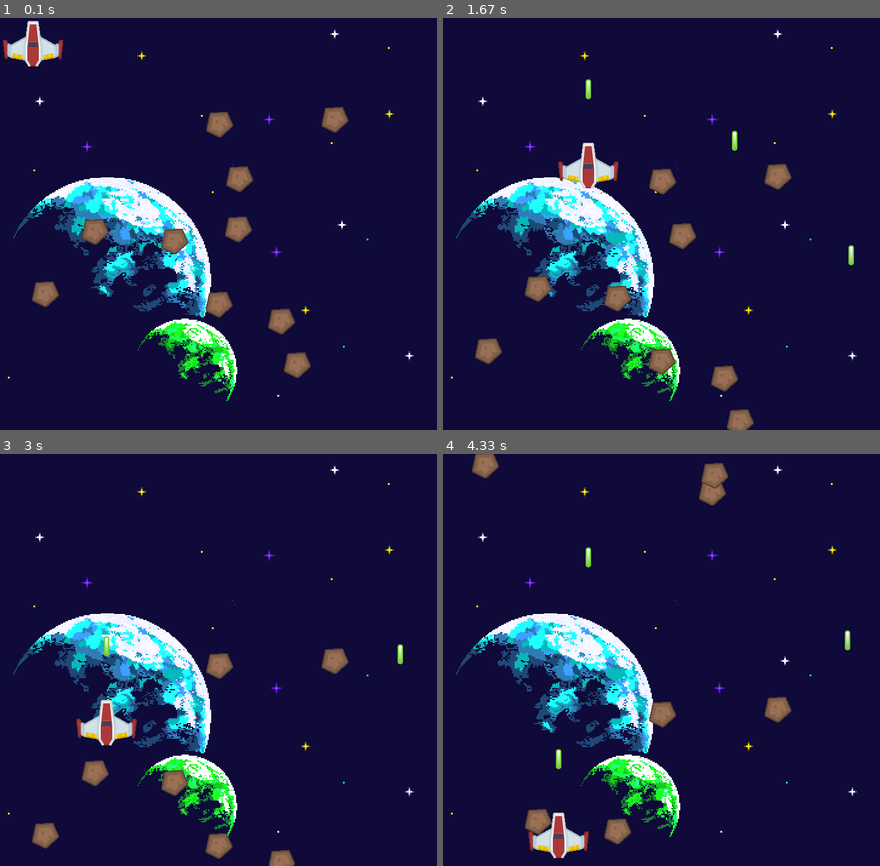
Above: before the commit, frames 1-4 (two rows, left to right).
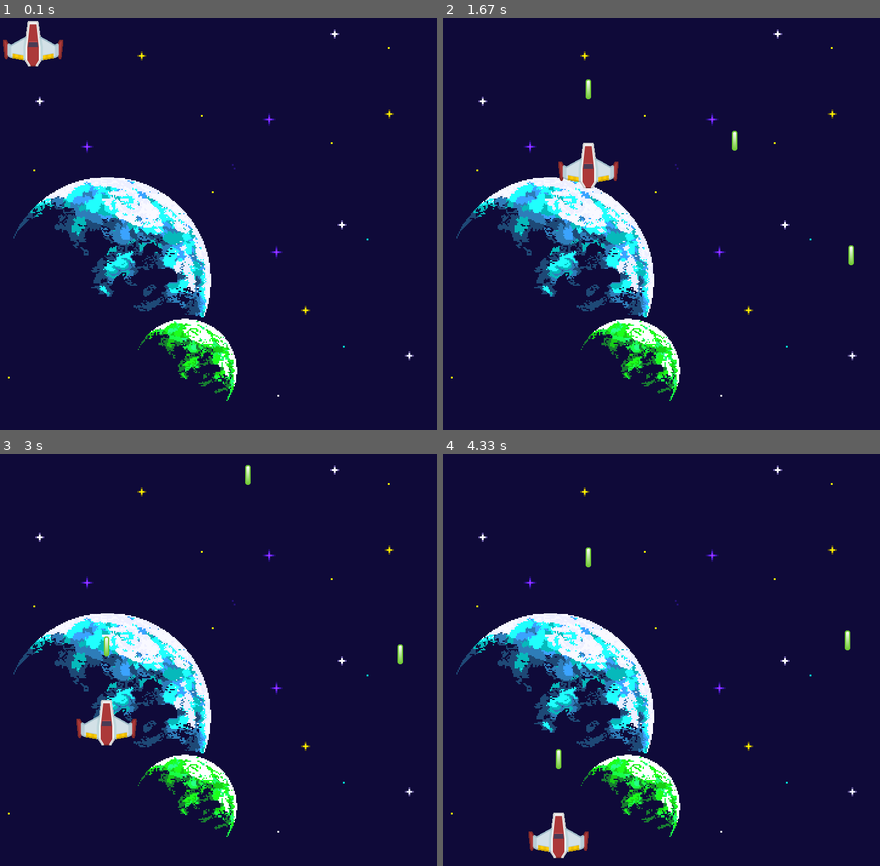
Above: after the commit, the same moments.

Repository: lingwey/juego-de-destruir-meteoros-en-pygame
Game: pygame game, started from destruir meteoritos.py
Two runs of this game, one before a commit and one after it. Both use one fixed random seed, a clock stepped at 60 frames per second and the inputs below.
Inputs (mouse positions are in pixels of both pictures, inside the frame that each line leads up to):
- Up to frame 1 (0.1 s): no input
- Up to frame 2 (1.67 s): click (661, 224) at 0.38 s; click (705, 314) at 0.72 s; click (823, 368) at 1.05 s; click (556, 141) at 1.38 s
- Up to frame 3 (3 s): click (218, 709) at 1.72 s; click (157, 573) at 2.05 s; click (371, 767) at 2.38 s; click (78, 701) at 2.72 s
- Up to frame 4 (4.33 s): click (534, 581) at 3.05 s; click (556, 734) at 3.38 s; click (818, 754) at 3.72 s; click (530, 812) at 4.05 s

The runs differ from the first frame. In frame 1, 2.8% of the frame differs, in the area x 7-80%, y 21-88%; in frame 2, 2.5%; in frame 3, 1.9%; in frame 4, 1.9%.

Commit message:
reorganisa y quita algunas funciones

Diff:
--- a/destruir meteoritos.py
+++ b/destruir meteoritos.py
@@ -52,25 +52,20 @@
         self.totalListaImagenes = pygame.sprite.Group()
         self.cantidadMeteoros = 10
         self.lasersLista = pygame.sprite.Group()
-
-
-        for i in range (self.cantidadMeteoros): #crea los meteoros y genera la posicion donde van a comienzar
-            meteoros = meteoro()
-            meteoros.rect.x = random.randrange(pantallaAncho)
-            meteoros.rect.y = random.randrange(pantallaAlto)
-            self.meteoroLista.add(meteoros)
-            self.totalListaImagenes.add(meteoros)
+        self.meteorosAgregadosXNivel = 5
 
         self.jugador = player()
         self.totalListaImagenes.add(self.jugador)
         self.fondo = pygame.image.load(imagenDeFondo).convert()
         self.sonido = sonidoLaser
 
-    def reset(self):
-        self.meteoroLista.empty()
-        self.totalListaImagenes.empty()
-        self.lasersLista.empty()
-        self.gameOver = False
+    def crearTandasMeteoros(self):
+           for i in range (self.cantidadMeteoros): #crea los meteoros y genera la posicion donde van a comienzar
+            meteoros = meteoro()
+            meteoros.rect.x = random.randrange(pantallaAncho)
+            meteoros.rect.y = random.randrange(pantallaAlto)
+            self.meteoroLista.add(meteoros)
+            self.totalListaImagenes.add(meteoros)
 
     def process_events (self):
         for event in pygame.event.get():
@@ -85,11 +80,6 @@
                 self.totalListaImagenes.add(disparo)
                 self.lasersLista.add(disparo)
                 self.sonido.play()
-            if event.type == pygame.KEYDOWN:
-                if event.key == pygame.K_RETURN:
-                    if self.gameOver:
-                        self.reset()
-                        print("siguiente nivel")
 
         return False
 
@@ -106,10 +96,10 @@
                 if disparo.rect.y < -10 :
                     self.totalListaImagenes.remove(disparo)
                     self.lasersLista.remove(disparo)
-                if len(self.meteoroLista) == 0:
-                    self.gameOver = True
-                    print("game over")
-                    self.cantidadMeteoros += 5
+            if not self.meteoroLista:
+                self.cantidadMeteoros += self.meteorosAgregadosXNivel
+                print ("alerta")
+
 
     def display_frame (self,ventana):
         ventana.blit(self.fondo,[0,0])
